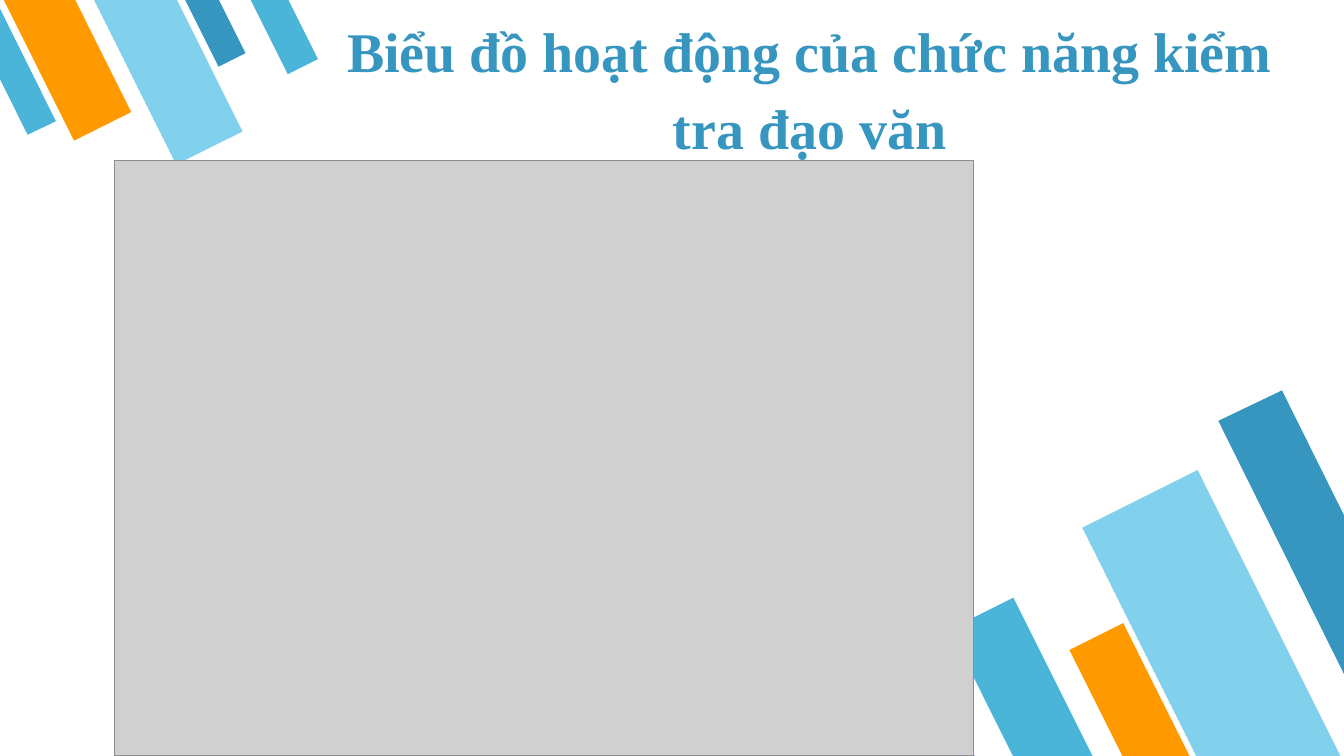
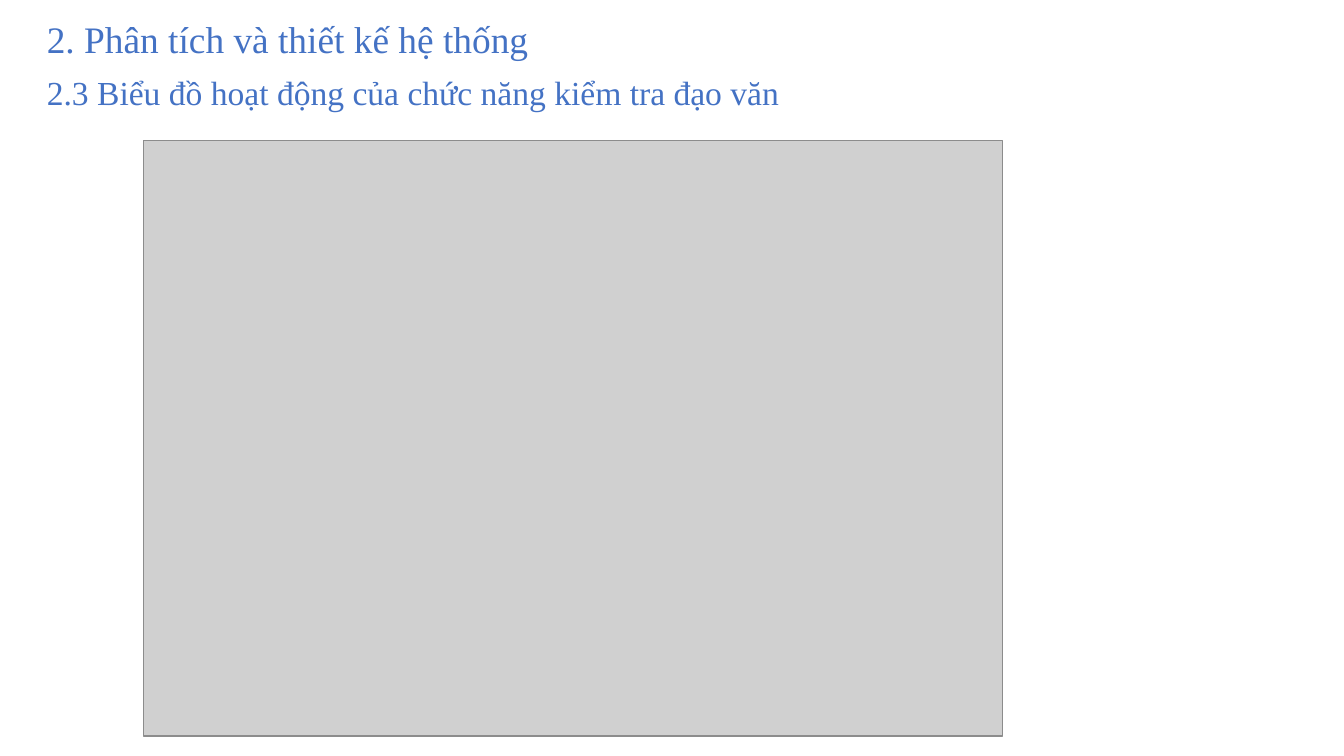
Before and after one commit to PTH-IT/DATN, a slide deck: slide 11 of Baocao/doan.pptx (slide 17 before the commit). Drawn at 1344x756 pixels with LibreOffice and Linux fonts; fonts in the diff are those of the drawing; grey boxes stand for pictures. Boxes give left, top, right and bottom in pixels: in the first picture for what was removed or moved away, otherwise in the second. Text is boxed around its words. In the diff, an @@ line names an element or a change of style, - is before the commit and + after.

```diff
--- a/Baocao/doan.pptx
+++ b/Baocao/doan.pptx
@@ group removed at (0, 0, 318, 164): 4 flow chart manual inputs, 1 freeform shape @@
@@ text added at (47, 26, 528, 60), 20 pt, text #4472C4 @@
+2. Phân tích và thiết kế hệ thống
@@ text at (47, 80, 778, 112): text changed; size 30 to 18 pt; text colour #3796BF to #4472C4; bold off @@
-Biểu đồ hoạt động của chức năng kiểm tra đạo văn
+2.3 Biểu đồ hoạt động của chức năng kiểm tra đạo văn
@@ picture: place and size @@
-picture at (114, 160, 973, 755)
+picture at (144, 141, 1003, 737)
@@ group removed at (908, 390, 1344, 756): 4 flow chart manual inputs, 1 freeform shape @@
```
Also in this commit, not shown: 8 other slides changed, 8 slides added, 13 slides removed.
